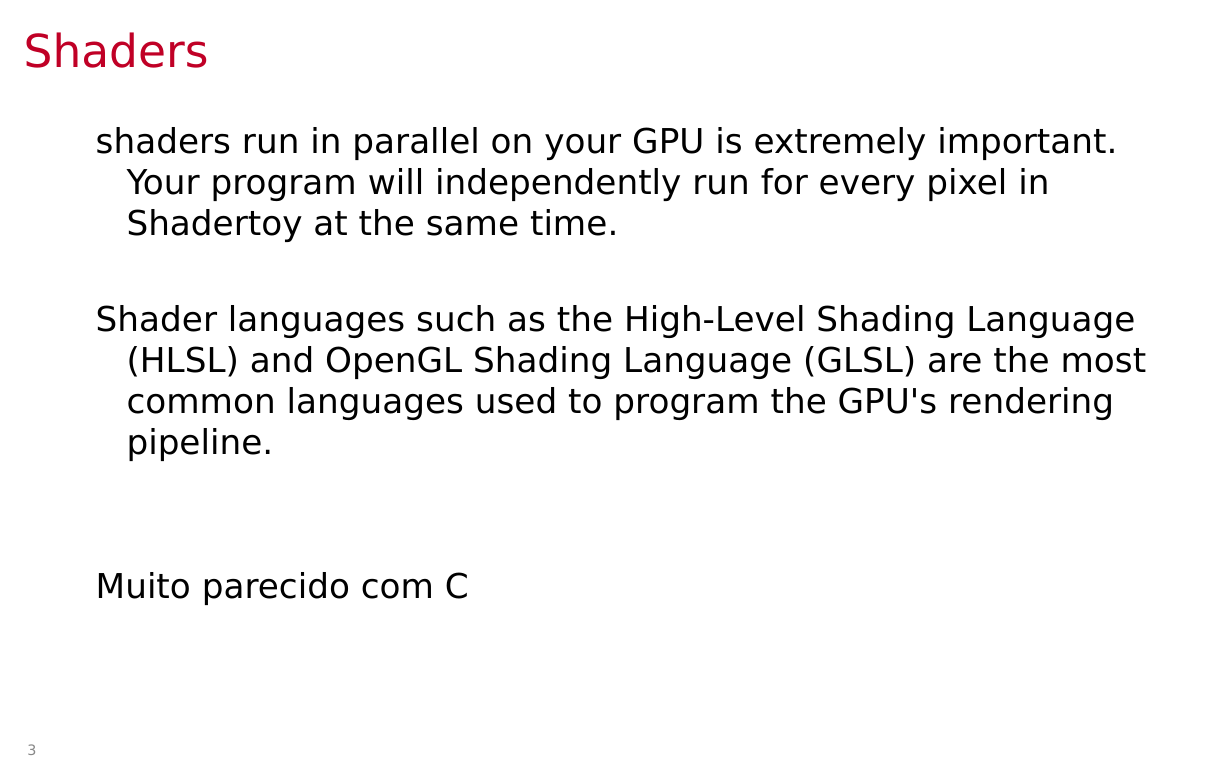
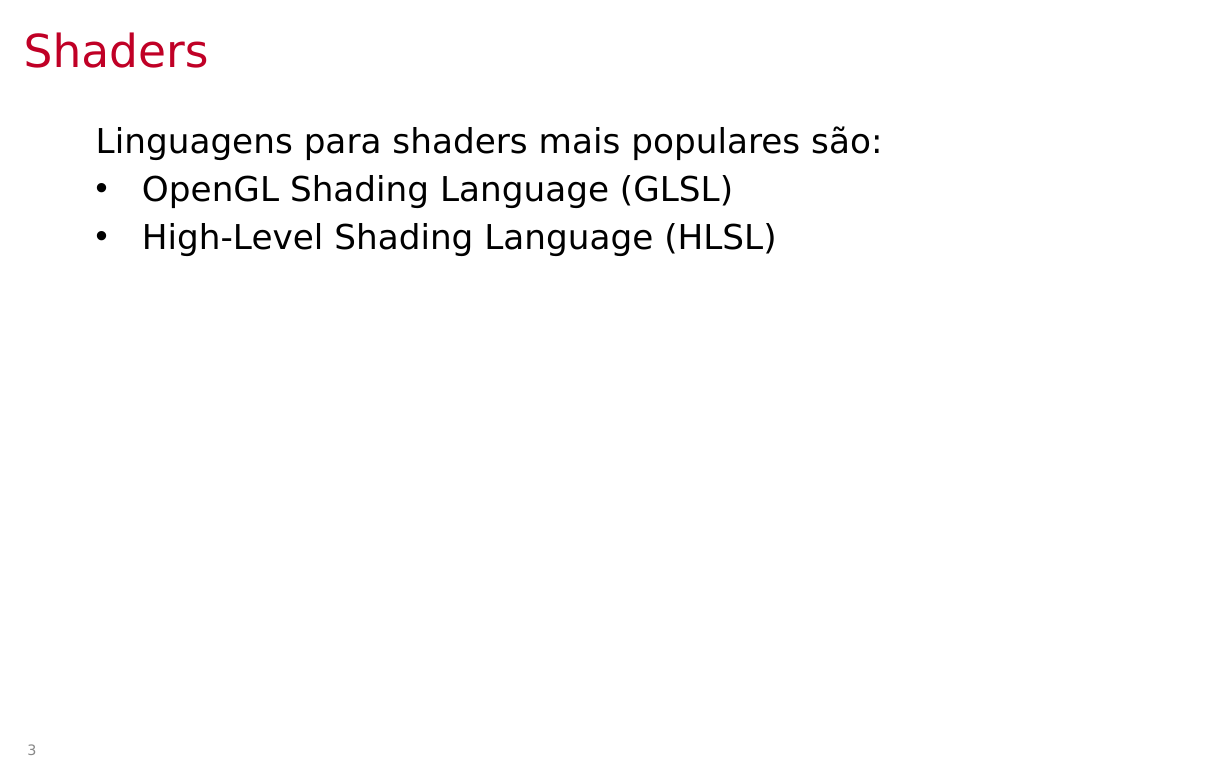
Before and after one commit to lpsoares/ComputacaoGrafica, a slide deck: slide 3 of content/aulas/20-sdf/aula20_sdf.pptx. Drawn at 1232x770 pixels with LibreOffice and Linux fonts; fonts in the diff are those of the drawing; background and template pictures are left out. Boxes give left, top, right and bottom in pixels: in the first picture for what was removed or moved away, otherwise in the second. Text is boxed around its words. In the diff, an @@ line names an element or a change of style, - is before the commit and + after.

```diff
--- a/content/aulas/20-sdf/aula20_sdf.pptx
+++ b/content/aulas/20-sdf/aula20_sdf.pptx
@@ text at <box>96,126,882,256</box>: text changed @@
-shaders run in parallel on your GPU is extremely important. Your program will independently run for every pixel in Shadertoy at the same time.
-Shader languages such as the High-Level Shading Language (HLSL) and OpenGL Shading Language (GLSL) are the most common languages used to program the GPU's rendering pipeline.
-Muito parecido com C
+Linguagens para shaders mais populares são:
+• OpenGL Shading Language (GLSL)
+• High-Level Shading Language (HLSL)
```
Also in this commit, not shown: 2 other slides changed, 2 other files.
